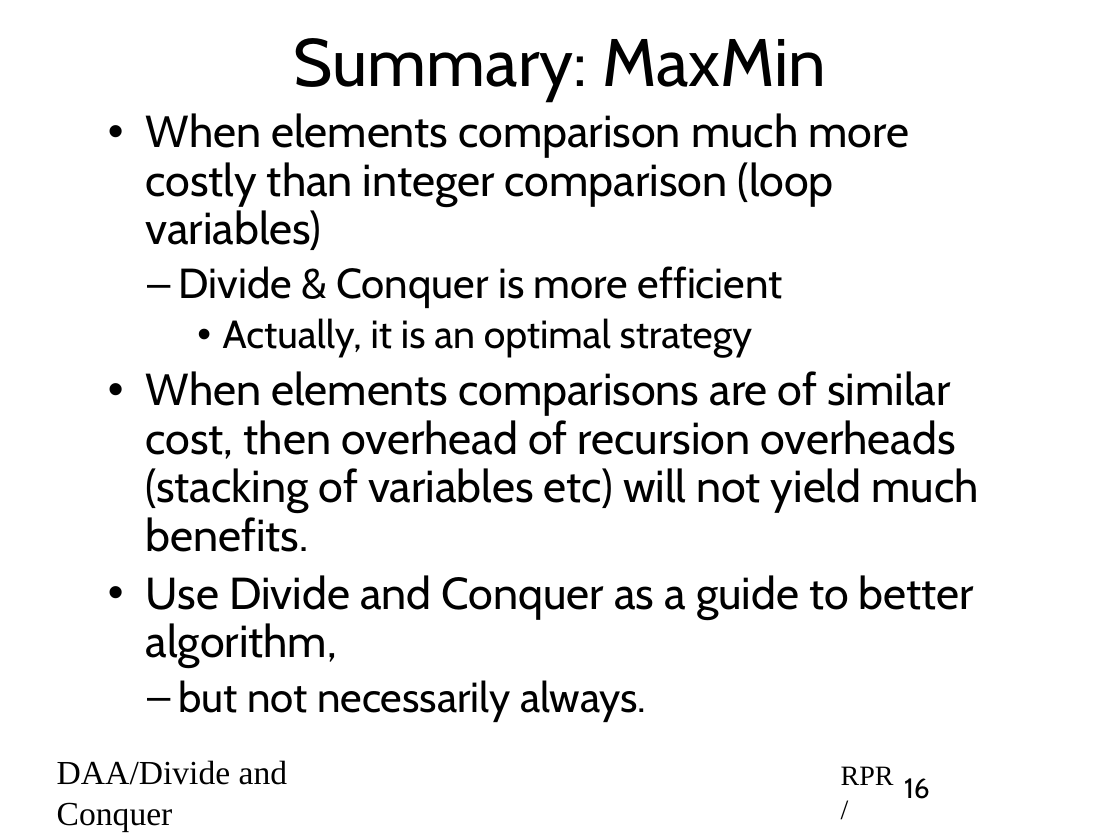
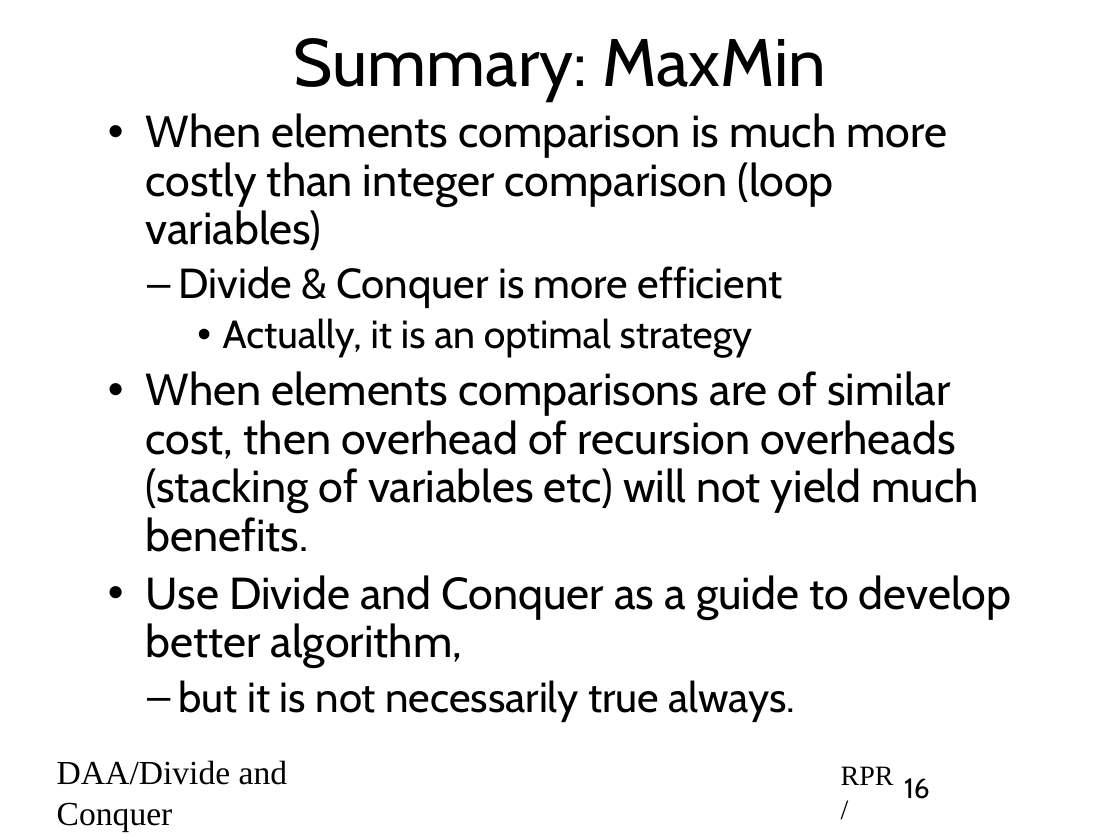
Before and after one commit to rprustagi/2019-17CS43-DAA, a slide deck: slide 16 of Slides-RPR/2019-H1-DAA-L13-Divide-Conquer-MaxMin.pptx. Drawn at 1120x840 pixels with LibreOffice and Linux fonts; fonts in the diff are those of the drawing. Boxes give left, top, right and bottom in pixels: in the first picture for what was removed or moved away, otherwise in the second. Text is boxed around its words. In the diff, an @@ line names an element or a change of style, - is before the commit and + after.

Commit message:
Typo Error corrections in existing slides

```diff
--- a/Slides-RPR/2019-H1-DAA-L13-Divide-Conquer-MaxMin.pptx
+++ b/Slides-RPR/2019-H1-DAA-L13-Divide-Conquer-MaxMin.pptx
@@ text at (146, 113, 948, 250): text changed @@
-• When elements comparison much more costly than integer comparison (loop variables)
+• When elements comparison is much more costly than integer comparison (loop variables)
@@ text at (146, 575, 1011, 722): text changed @@
-• Use Divide and Conquer as a guide to better algorithm,
-  – but not necessarily always.
+• Use Divide and Conquer as a guide to develop better algorithm,
+  – but it is not necessarily true always.
```
Also in this commit, not shown: 7 other slides changed, 12 other files.
